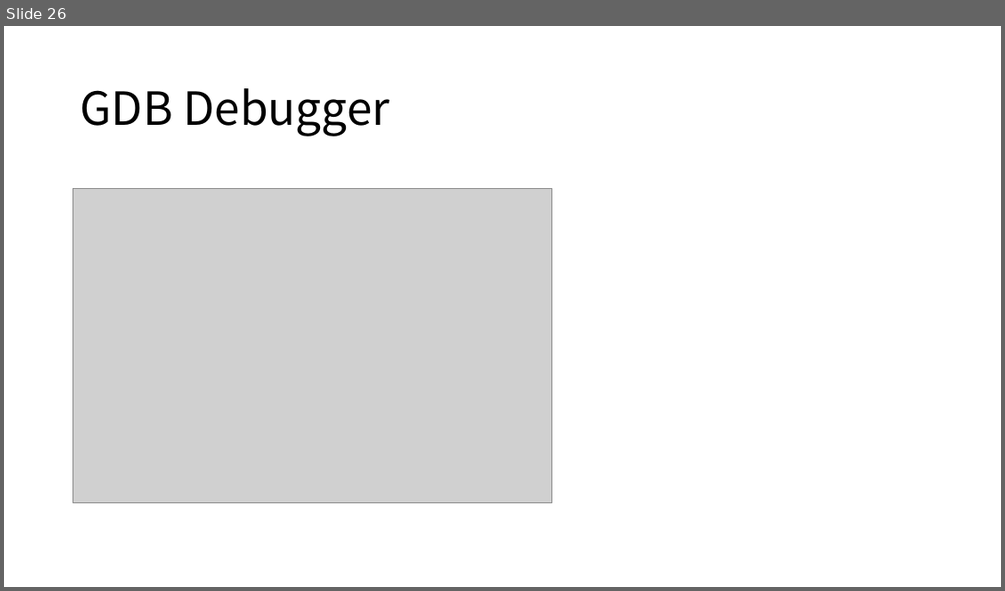
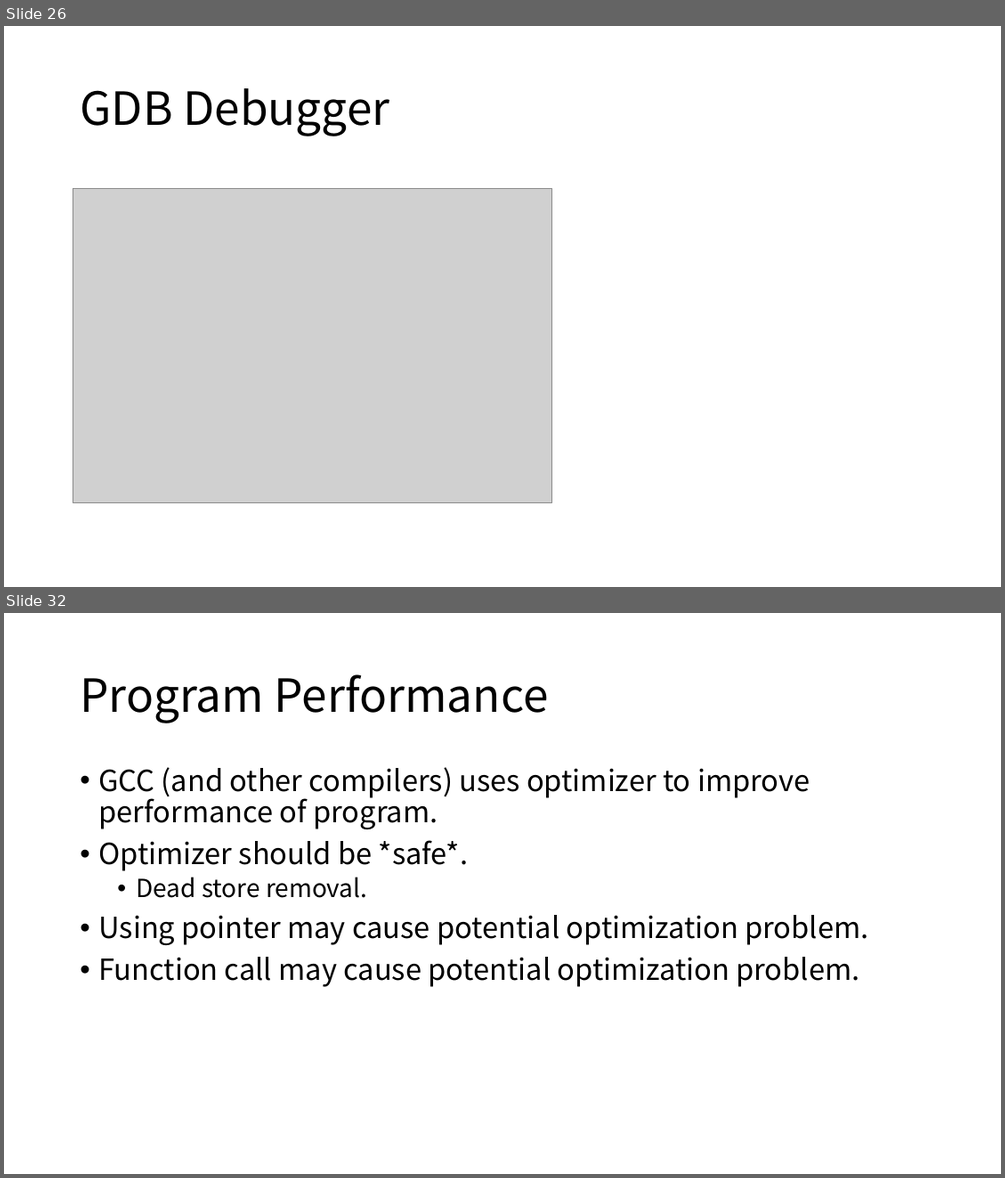
Before and after one commit to Lyther/wiki, a slide deck: docs/assets/Operating Systems.pptx. Shown one above the other, each under a label of ours: slide 26 before the commit, slides 26 and 32 after it; the slides between them are not shown. The pictures are 1005x591 and 1005x1178 pixels, drawn with LibreOffice and Linux fonts; fonts in the diff are those of the drawing; grey boxes stand for pictures. Boxes give left, top, right and bottom in pixels: in the first picture for what was removed or moved away, otherwise in the second. Text is boxed around its words. In the diff, an @@ line names an element or a change of style, - is before the commit and + after.

```diff
--- a/docs/assets/Operating Systems.pptx
+++ b/docs/assets/Operating Systems.pptx
@@ slide 32 added at bbox=[4, 613, 1001, 1174], background #FFFFFF @@
@@ title added at bbox=[80, 674, 549, 723], 44 pt, text #000000 @@
+Program Performance
@@ text added at bbox=[98, 767, 868, 987], 28 pt, text #000000 @@
+• GCC (and other compilers) uses optimizer to improve performance of program.
+• Optimizer should be *safe*.
+  • Dead store removal.
+• Using pointer may cause potential optimization problem.
+• Function call may cause potential optimization problem.
```
Also in this commit, not shown: 35 other slides added, 1 other file.
